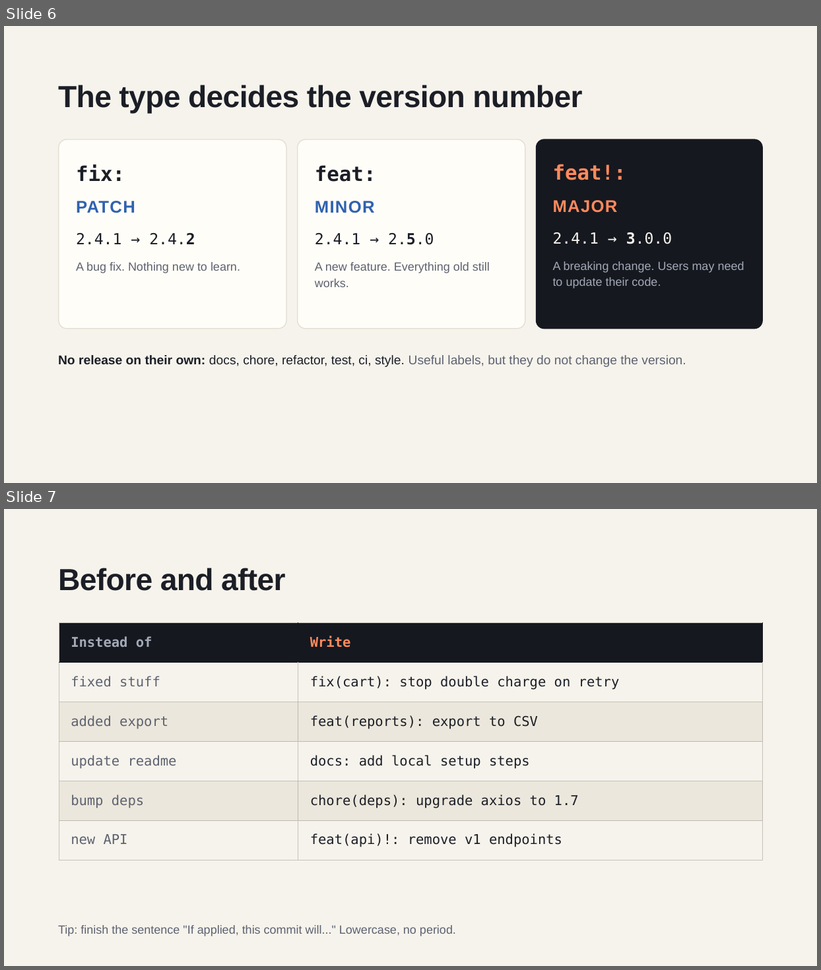
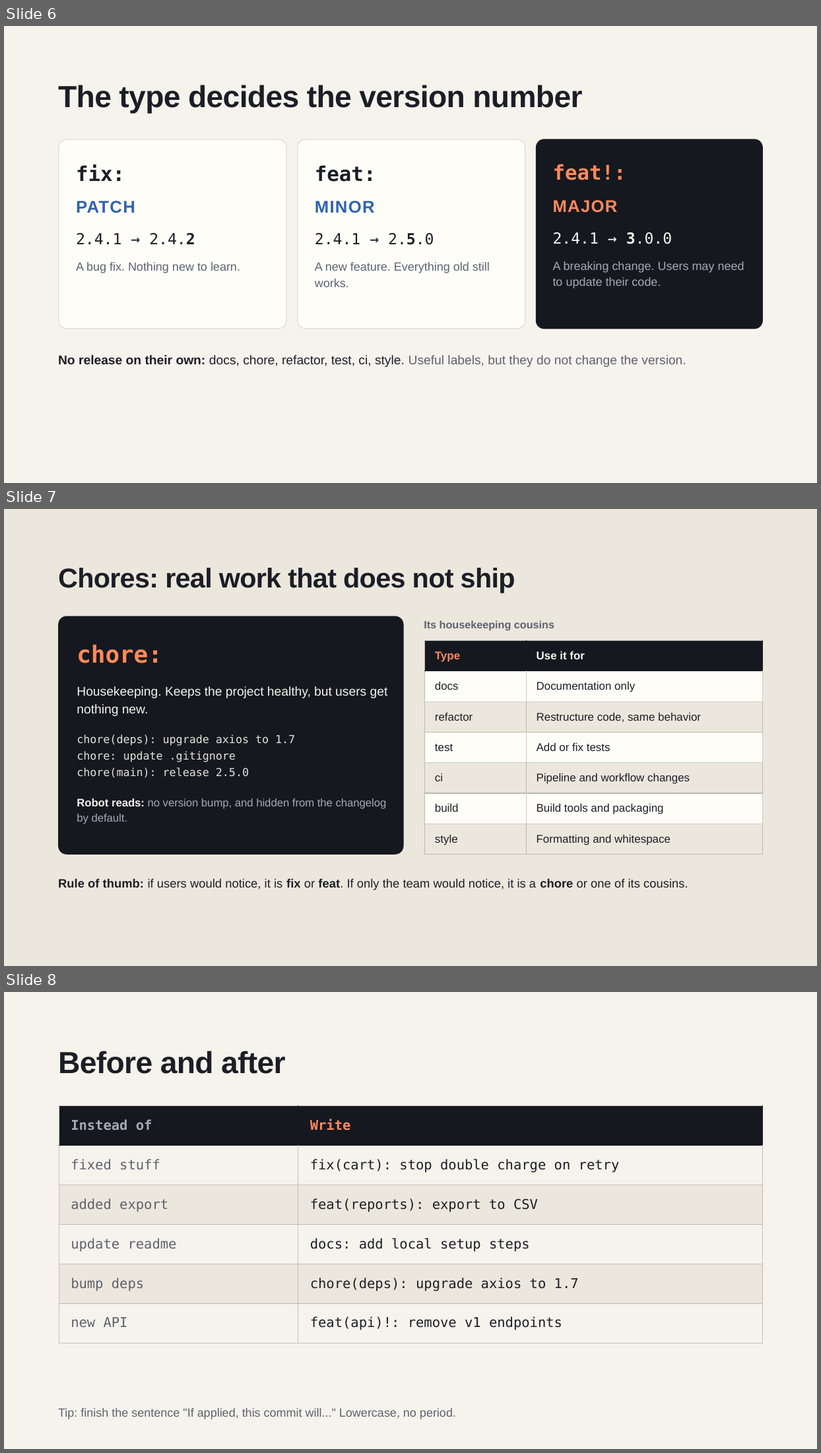
Before and after one commit to ekbrothers/github-msteams-notification-ru-workflow, a slide deck: docs/Conventional_Commits_and_Release_Please.pptx. Shown one above the other, each under a label of ours: slides 6 and 7 before the commit, slides 6, 7 and 8 after it. The pictures are 821x970 and 821x1453 pixels, drawn with LibreOffice and Linux fonts; fonts in the diff are those of the drawing. Boxes give left, top, right and bottom in pixels: in the first picture for what was removed or moved away, otherwise in the second. Text is boxed around its words. In the diff, an @@ line names an element or a change of style, - is before the commit and + after.

```diff
--- a/docs/Conventional_Commits_and_Release_Please.pptx
+++ b/docs/Conventional_Commits_and_Release_Please.pptx
@@ slide 7 added at [4, 509, 817, 966], background #ECE7DC @@
@@ title added at [58, 568, 516, 593], 32.2 pt, text #1B1E26, bold @@
+Chores: real work that does not ship
@@ rounded rectangle added at [58, 617, 403, 855], fill #15181F @@
@@ text added at [424, 621, 554, 631], 12.6 pt, text #5D6270, bold @@
+Its housekeeping cousins
@@ text added at [77, 644, 162, 663], 28 pt, text #FF8A5C, bold @@
+chore:
@@ table added at [425, 641, 763, 855], 7 rows, 2 columns @@
+Type | Use it for
+docs | Documentation only
+refactor | Restructure code, same behavior
+test | Add or fix tests
+ci | Pipeline and workflow changes
+build | Build tools and packaging
+style | Formatting and whitespace
@@ text added at [77, 687, 388, 716], 15 pt, text #F6F3EC @@
+Housekeeping. Keeps the project healthy, but users get nothing new.
@@ text added at [77, 735, 295, 778], 13 pt, text #E6E2D8 @@
+chore(deps): upgrade axios to 1.7
+chore: update .gitignore
+chore(main): release 2.5.0
@@ text added at [77, 799, 387, 824], 13 pt, text #A3A9B6 @@
+Robot reads: no version bump, and hidden from the changelog by default.
@@ text added at [58, 879, 688, 890], 14.3 pt, text #1B1E26 @@
+Rule of thumb: if users would notice, it is fix or feat. If only the team would notice, it is a chore or one of its cousins.
@@ what was slide 7 is now slide 8 @@
```
Also in this commit, not shown: 1 other slide added.
